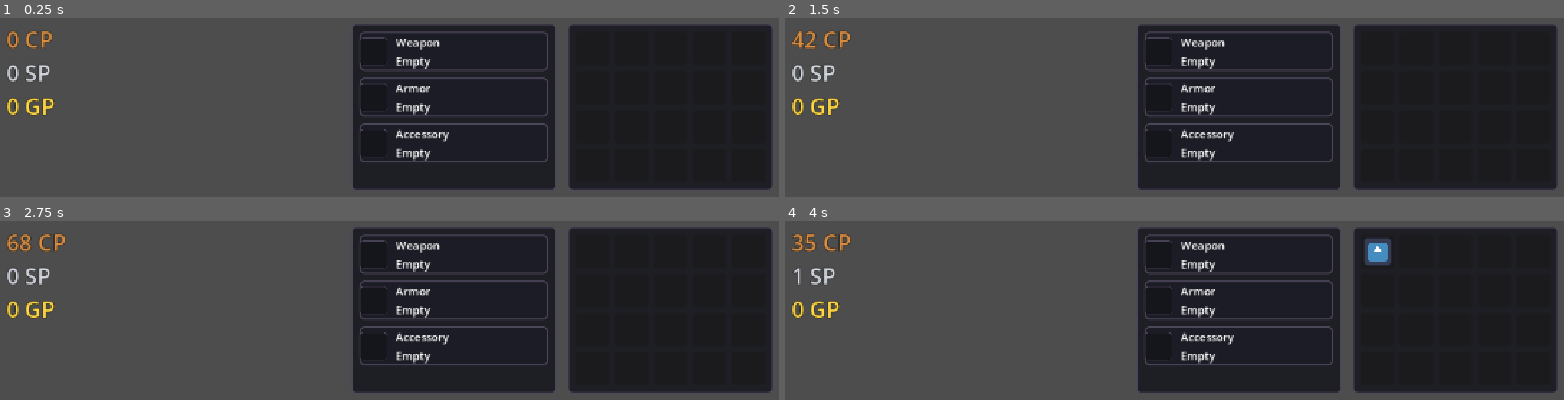
Above: before the commit, frames 1-4 (two rows, left to right).
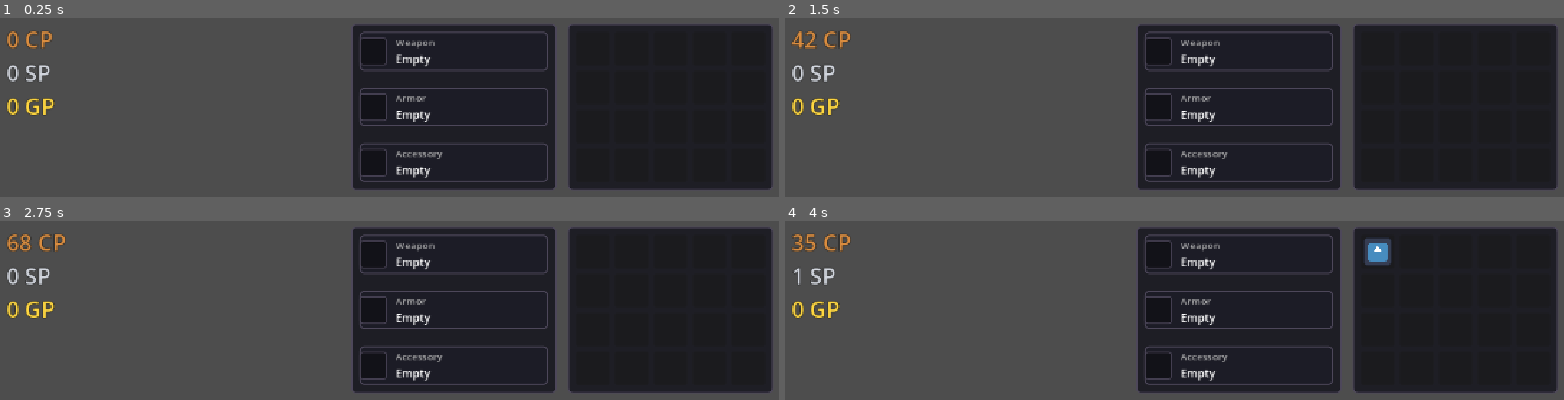
Above: after the commit, the same moments.

Repository: Aranha246/project-idle-fantasy
Game: Godot game, scene res://scenes/Main.tscn
Two runs of this game, one before a commit and one after it. Both use one fixed random seed, a clock stepped at 60 frames per second and the inputs below.
Inputs:
- Up to frame 1 (0.25 s): no input
- Up to frame 2 (1.5 s): tap Enter at 0.5 s; tap Space at 1.25 s
- Up to frame 3 (2.75 s): tap Enter at 2 s
- Up to frame 4 (4 s): tap Space at 2.75 s; tap Enter at 3.5 s

The runs differ from the first frame. In frame 1, 3.1% of the frame differs, in the area x 46-71%, y 11-92%; in frame 2, 3.1%; in frame 3, 3.1%; in frame 4, 3.1%.

Commit message:
style: refine equipment UI alignment, hierarchy, and empty well appearance

Diff:
--- a/scenes/ui/EquipmentUI.tscn
+++ b/scenes/ui/EquipmentUI.tscn
@@ -33,4 +33,4 @@
 [node name="EquipmentList" type="VBoxContainer" parent="."]
 unique_name_in_owner = true
 layout_mode = 2
-theme_override_constants/separation = 10
+theme_override_constants/separation = 24
--- a/scripts/ui/EquipmentSlotUI.gd
+++ b/scripts/ui/EquipmentSlotUI.gd
@@ -95,9 +95,9 @@
 ## instead of showing `res://icon.svg`.
 func _build_empty_well_stylebox() -> StyleBoxFlat:
 	var style: StyleBoxFlat = StyleBoxFlat.new()
-	style.bg_color = Color(0.0, 0.0, 0.0, 0.25098)
-	style.border_color = Color(0.301961, 0.278431, 0.352941, 0.6)
-	style.set_border_width_all(1)
+	style.bg_color = Color(0.0, 0.0, 0.0, 0.35)
+	style.border_color = Color(0.301961, 0.278431, 0.352941, 0.8)
+	style.set_border_width_all(2)
 	style.set_corner_radius_all(4)
 	return style
 
@@ -107,6 +107,7 @@
 	hbox.set_anchors_preset(Control.PRESET_FULL_RECT)
 	hbox.add_theme_constant_override("separation", int(SLOT_GAP))
 	hbox.mouse_filter = Control.MOUSE_FILTER_IGNORE
+	hbox.size_flags_vertical = Control.SIZE_EXPAND_FILL
 	add_child(hbox)
 
 	# Fixed-size icon box, vertically centred so it never stretches with the row.
@@ -135,15 +136,20 @@
 
 	var text_box: VBoxContainer = VBoxContainer.new()
 	text_box.size_flags_horizontal = Control.SIZE_EXPAND_FILL
+	text_box.size_flags_vertical = Control.SIZE_SHRINK_CENTER
 	text_box.alignment = BoxContainer.ALIGNMENT_CENTER
+	text_box.add_theme_constant_override("separation", 2)
 	text_box.mouse_filter = Control.MOUSE_FILTER_IGNORE
 	hbox.add_child(text_box)
 
 	var slot_label_node: Label = Label.new()
 	slot_label_node.text = slot_label
+	slot_label_node.modulate = Color(0.7, 0.7, 0.7, 1.0) # Dimmed slot label
+	slot_label_node.add_theme_font_size_override("font_size", 14)
 	slot_label_node.mouse_filter = Control.MOUSE_FILTER_IGNORE
 	text_box.add_child(slot_label_node)
 
 	_name_label = Label.new()
 	_name_label.mouse_filter = Control.MOUSE_FILTER_IGNORE
+	_name_label.add_theme_font_size_override("font_size", 16)
 	text_box.add_child(_name_label)
